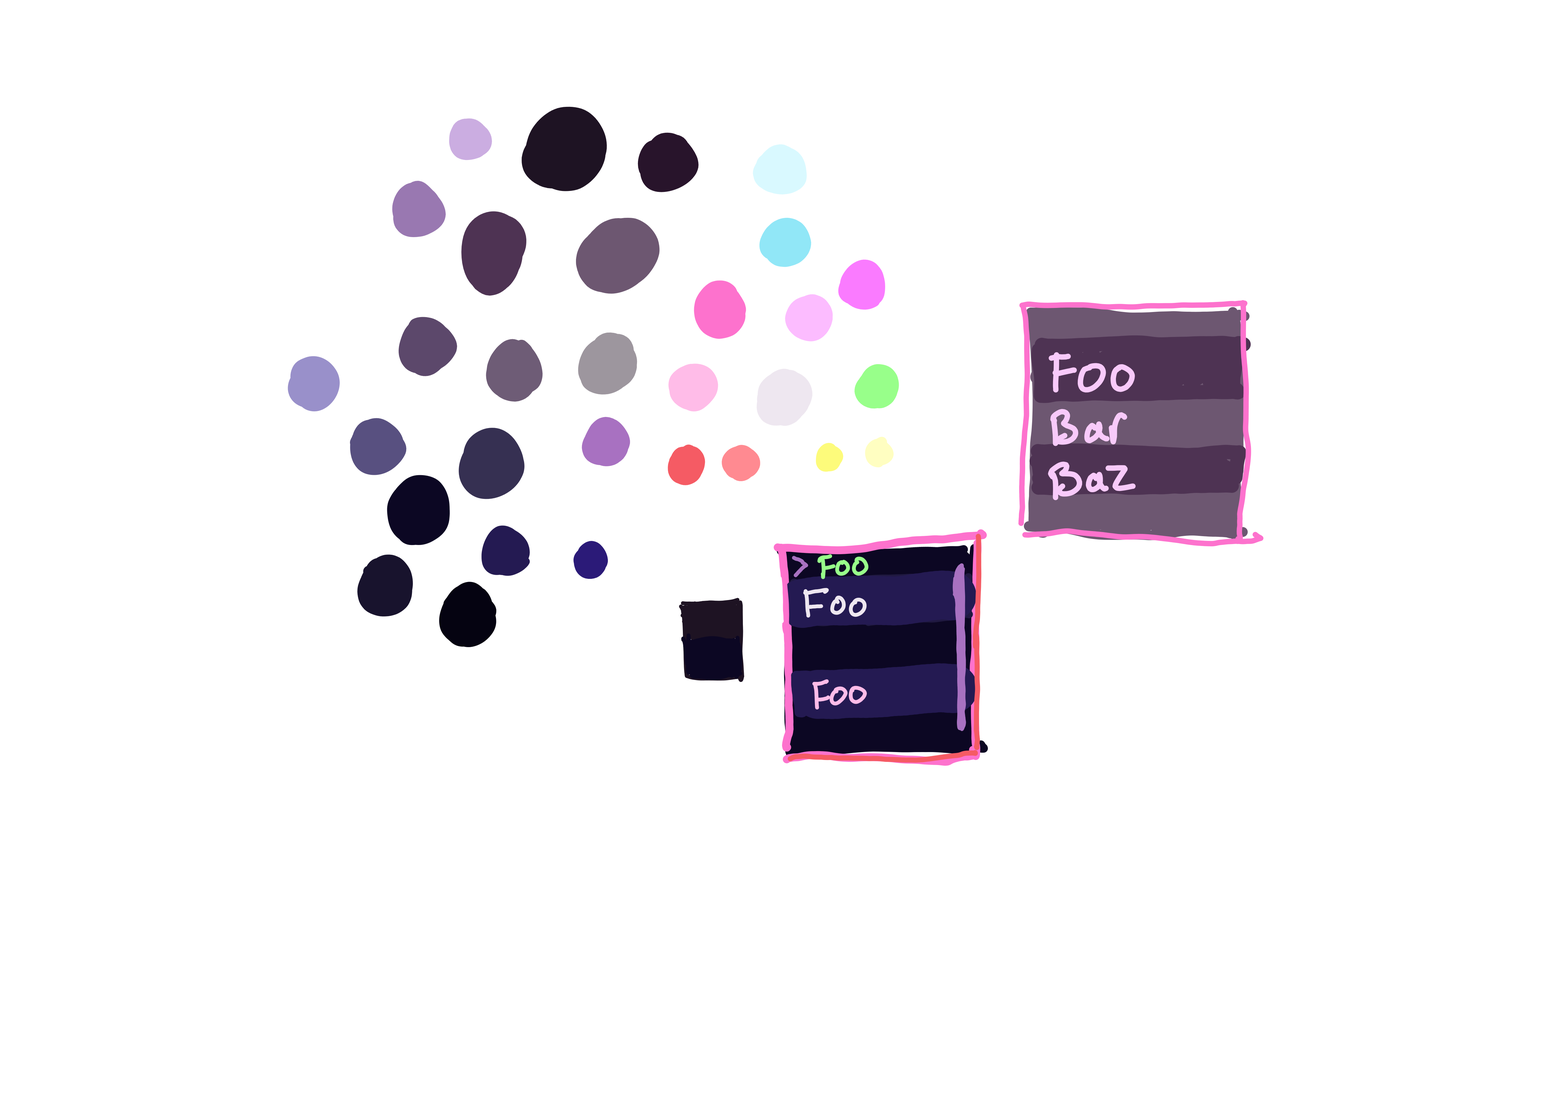
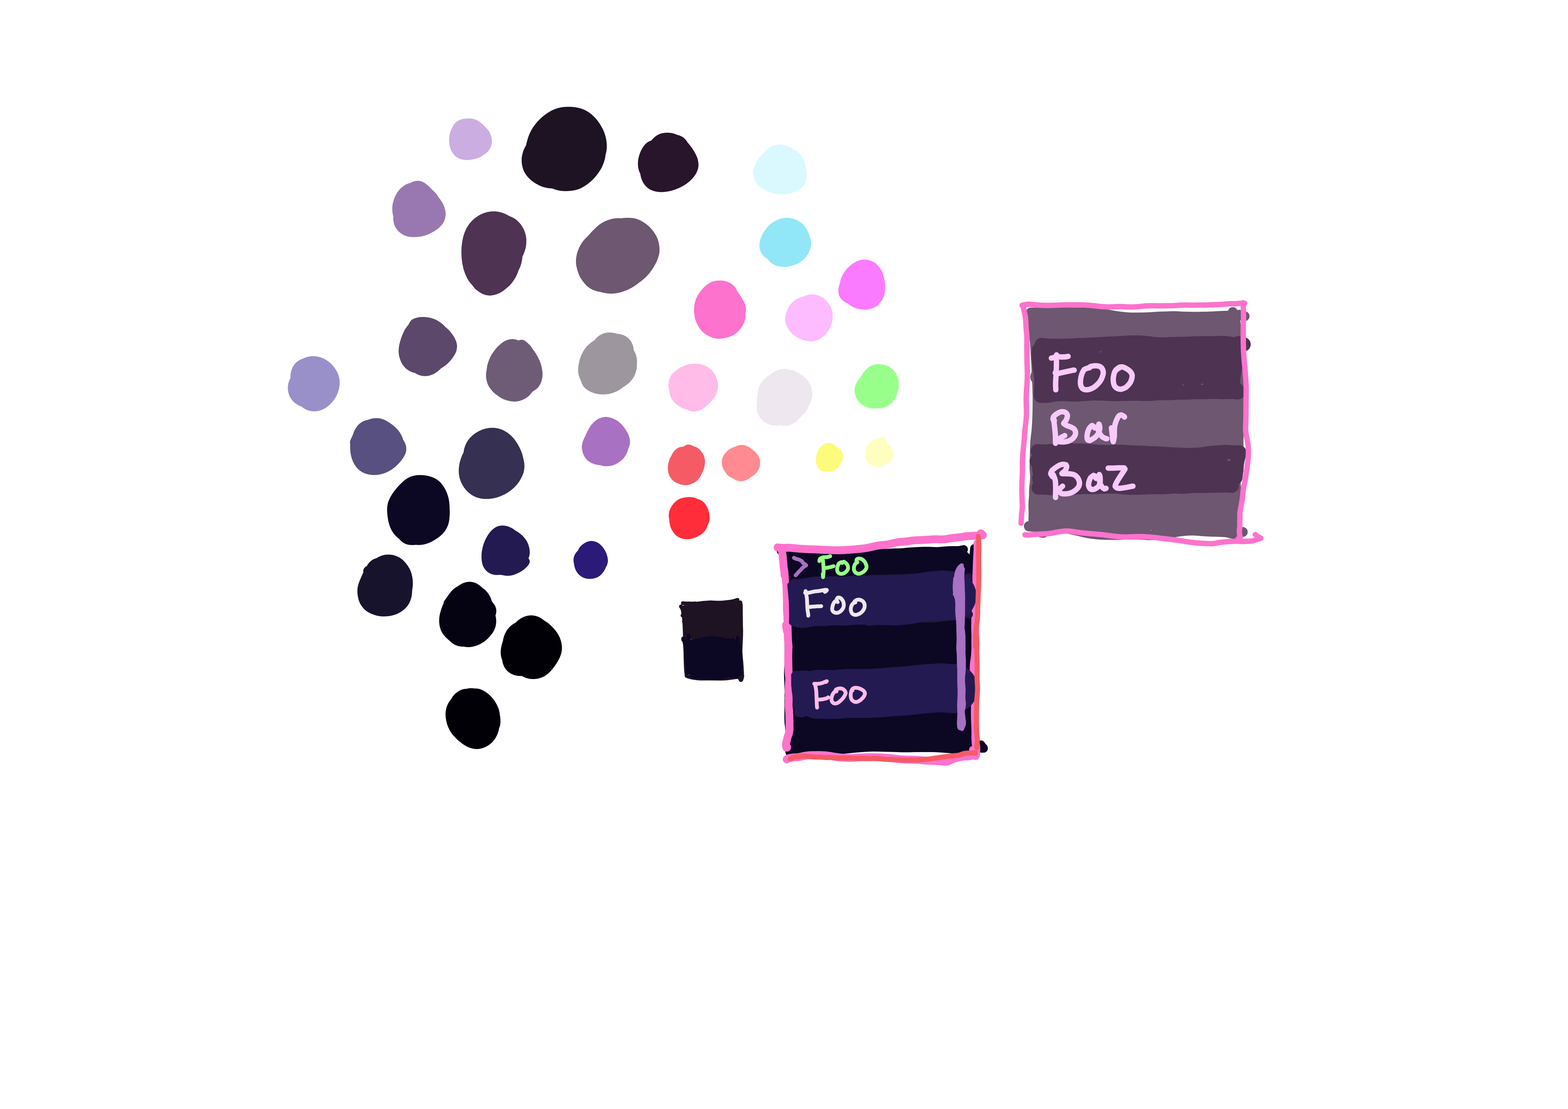
Layered file, before and after one edit (1568×1109). Changes by layer:
painted on "version-03" over [445, 496, 710, 750]